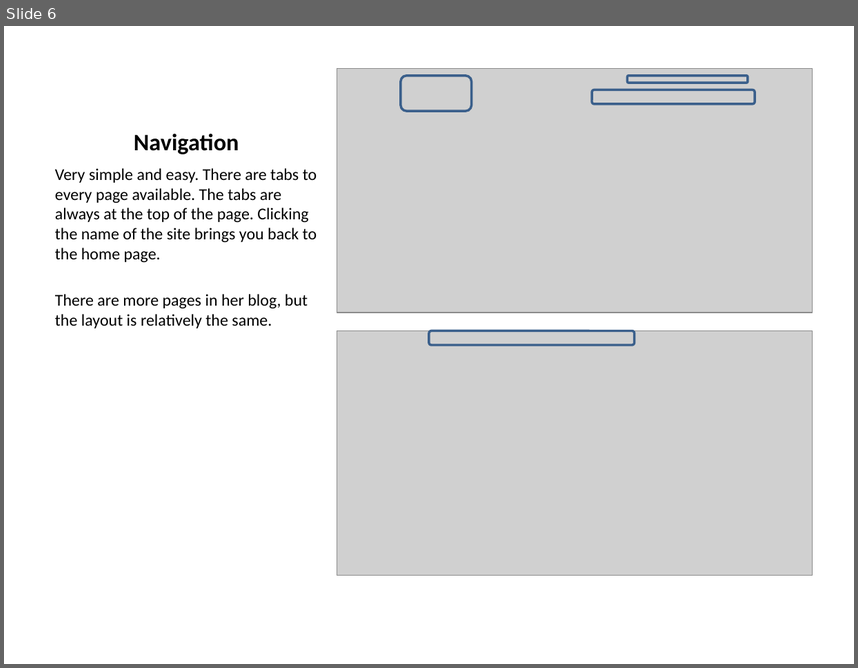
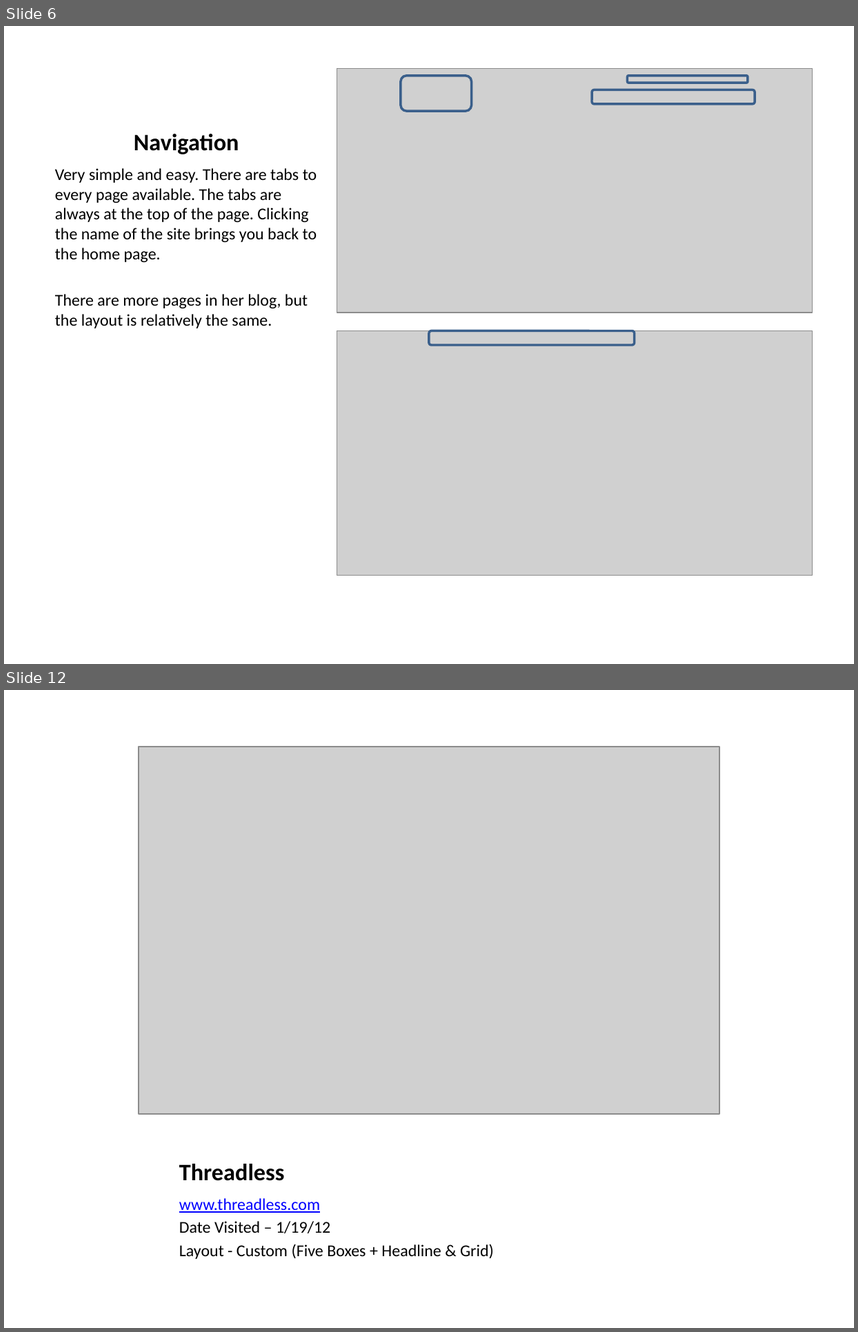
Before and after one commit to pku/portfolio_competitive_analysis, a slide deck: CompetitiveAnalysisPortfolios.pptx. Shown one above the other, each under a label of ours: slide 6 before the commit, slides 6 and 12 after it; the slides between them are not shown. The pictures are 858x668 and 858x1332 pixels, drawn with LibreOffice and Linux fonts; fonts in the diff are those of the drawing; grey boxes stand for pictures. Boxes give left, top, right and bottom in pixels: in the first picture for what was removed or moved away, otherwise in the second. Text is boxed around its words. In the diff, an @@ line names an element or a change of style, - is before the commit and + after.

```diff
--- a/CompetitiveAnalysisPortfolios.pptx
+++ b/CompetitiveAnalysisPortfolios.pptx
@@ slide 12 added at <box>4,690,854,1328</box>, background #FFFFFF @@
@@ picture added at <box>139,747,719,1114</box> @@
@@ title added at <box>179,1163,285,1181</box>, 20 pt, text #000000, bold @@
+Threadless
@@ text added at <box>179,1198,494,1259</box>, 14 pt, text #000000 @@
+www.threadless.com
+Date Visited – 1/19/12
+Layout - Custom (Five Boxes + Headline & Grid)
```
Also in this commit, not shown: 9 other slides added.
